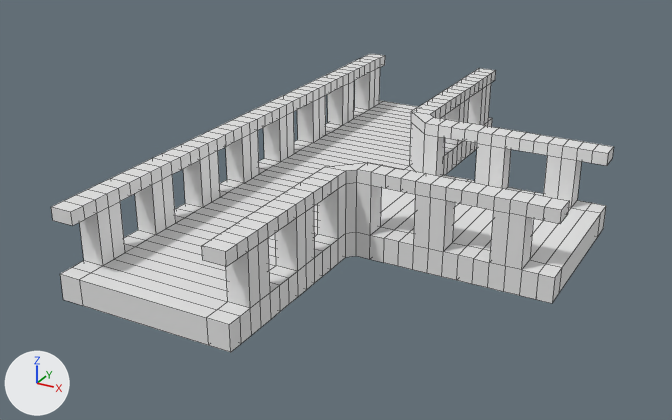
Renders of the Blender file 3d-tiling/assets/T-Section.blend from each side of a commit.
Both versions are drawn from a camera (50 mm lens) standing at (7.88, -13.56, 6.76) and looking at (0.88, -0.82, 0.4). Arrows for +X, +Y and +Z are at lower left; the lights stay in place. The first picture is the older version. Mesh edges are drawn as thin lines.

Script lines for the objects in view, before the commit:
```python
me_cube = bpy.data.meshes.new('Cube')
me_cube.from_pydata(...)  # 808 vertices, 822 faces; spans x -1.0..3.25, y -0.95..1.0, z 0.0..3.5
# before: 43 (-1.0, -0.95, 0.0) at pixel (63, 299), 44 (-1.0, -0.95, 1.0) at pixel (60, 273), 78 (1.0, -0.95, 0.0) at pixel (230, 352), 133 (1.0, -0.95, 1.0) at pixel (229, 324), 211 (-0.75, -0.95, 1.0) at pixel (79, 279)
# before: 212 (0.75, -0.95, 1.0) at pixel (206, 317), 291 (0.75, -0.95, 0.0) at pixel (208, 345), 292 (-0.75, -0.95, 0.0) at pixel (82, 305)
# before: 357 (1.0, -0.95, 3.0) at pixel (226, 266), 358 (0.75, -0.95, 3.0) at pixel (202, 260), 359 (1.0, -0.95, 3.5) at pixel (225, 251), 360 (0.75, -0.95, 3.5) at pixel (201, 245), 373 (-1.0, -0.95, 3.0) at pixel (52, 220)
# before: 374 (-0.75, -0.95, 3.0) at pixel (72, 225), 375 (-1.0, -0.95, 3.5) at pixel (51, 206), 376 (-0.75, -0.95, 3.5) at pixel (70, 211)
# before: 657 (3.25, -0.22, 3.5) at pixel (569, 200), 659 (3.25, -0.22, 3.0) at pixel (567, 214), 660 (3.25, -0.29, 3.0) at pixel (560, 223), 661 (3.25, -0.29, 3.5) at pixel (561, 209), 797 (3.25, 0.22, 3.5) at pixel (608, 153)
# before: 799 (3.25, 0.29, 3.5) at pixel (613, 146), 800 (3.25, 0.29, 3.0) at pixel (612, 158), 801 (3.25, 0.22, 3.0) at pixel (606, 165)
# before: 781 (3.25, 0.29, 0.0) at pixel (603, 228), 784 (3.25, 0.22, 0.0) at pixel (597, 236), 785 (3.25, -0.22, 0.0) at pixel (559, 292), 786 (3.25, 0.22, 1.0) at pixel (600, 213), 787 (3.25, -0.22, 1.0) at pixel (562, 267)
# before: 789 (3.25, 0.29, 1.0) at pixel (606, 205), 790 (3.25, -0.29, 1.0) at pixel (554, 277), 791 (3.25, -0.29, 0.0) at pixel (552, 303)
ob_cube = bpy.data.objects.new('Cube', me_cube)
ob_cube.location = (0.0, 0.0, 0.0)
ob_cube.scale = (1.5, 5.13, 0.429)
```
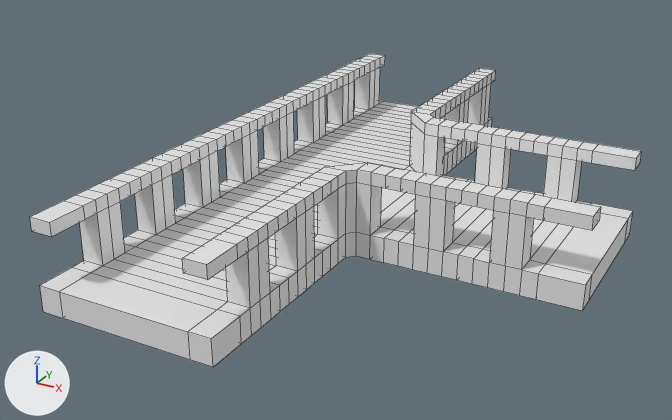
The change, as a diff of the scene's bpy script:
```diff
--- a/3d-tiling/assets/T-Section.blend.py
+++ b/3d-tiling/assets/T-Section.blend.py
@@ me_cube @@
 # used by ob_cube; location = (0.0, 0.0, 0.0); scale = (1.5, 5.13, 0.429)
-me_cube.from_pydata(...)  # 808 vertices, 822 faces; spans x -1.0..3.25, y -0.95..1.0, z 0.0..3.5
+me_cube.from_pydata(...)  # 808 vertices, 822 faces; spans x -1.0..3.55, y -1.03..1.0, z 0.0..3.5
+# me_cube part 1
+for i in [43, 44, 78, 133, 211, 212, 291, 292]: me_cube.vertices[i].co += Vector((0.0, -0.08, 0.0))
+# me_cube part 2
+for i in [*range(357, 361), *range(373, 377)]: me_cube.vertices[i].co += Vector((0.0, -0.08, 0.0))
+# me_cube part 3
+for i in [657, 659, 660, 661, 797, 799, 800, 801]: me_cube.vertices[i].co += Vector((0.3, 0.0, 0.0))
+# me_cube part 4
+for i in [781, *range(784, 788), 789, 790, 791]: me_cube.vertices[i].co += Vector((0.3, 0.0, 0.0))
```

Where the change shows, as pixel boxes (x1, y1, x2, y2) in the pictures (672 x 420 px; the box of a moved part takes in the faces that stretch with it):
'Cube', reshaped (9% wider)
    before: (51, 54, 614, 352)
    after: (30, 54, 641, 367)
part 1 of me_cube, moved or reshaped
    before: (60, 267, 241, 352)
    after: (40, 267, 241, 367)
part 2 of me_cube, moved or reshaped
    before: (51, 201, 237, 267)
    after: (30, 201, 237, 280)
part 3 of me_cube, moved or reshaped
    before: (543, 144, 614, 224)
    after: (543, 144, 641, 230)
part 4 of me_cube, moved or reshaped
    before: (536, 203, 606, 303)
    after: (536, 203, 633, 311)
